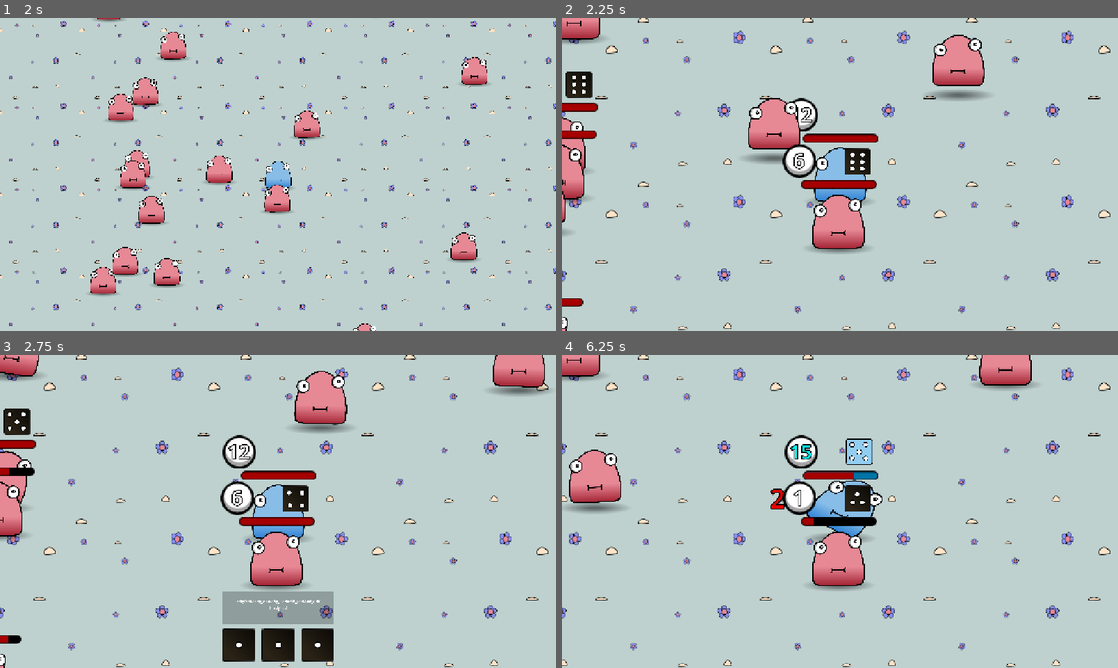
Above: before the commit, frames 1-4 (two rows, left to right).
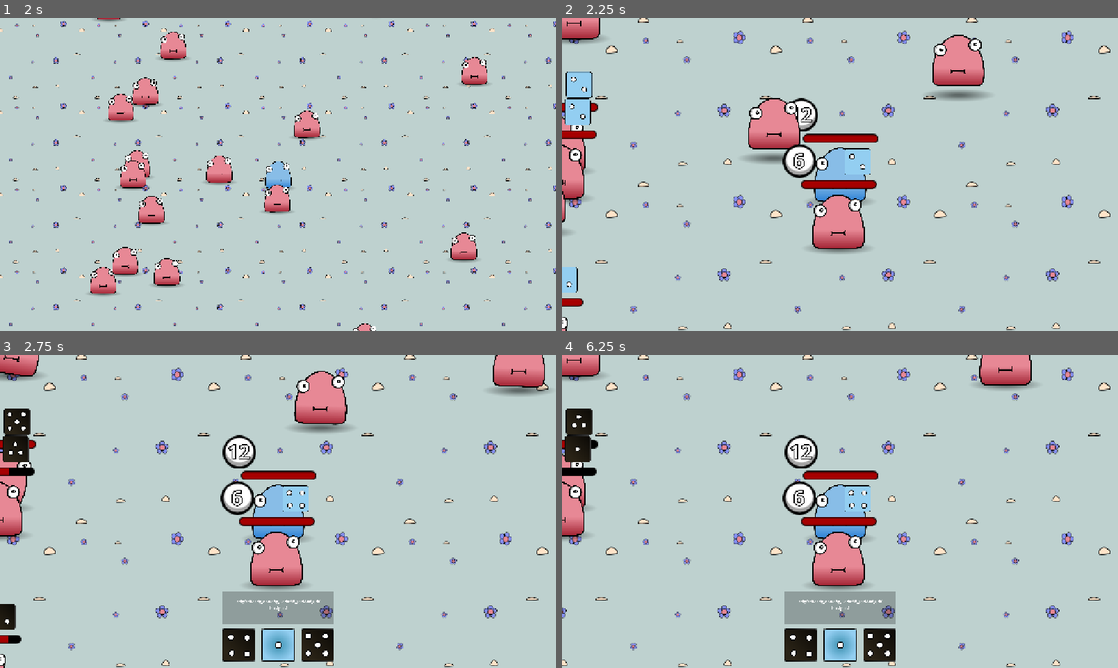
Above: after the commit, the same moments.

Repository: merlinott/nicerdicer
Game: Godot game, scene res://scenes/world.tscn
Two runs of this game, one before a commit and one after it. Both use one fixed random seed, a clock stepped at 60 frames per second and the inputs below.
Inputs (mouse positions are in pixels of both pictures, inside the frame that each line leads up to):
- Up to frame 1 (2 s): tap Enter at 0.5 s; move the mouse to (400, 158) at 0.52 s; press the mouse at (400, 158) at 0.53 s; tap Space at 1.25 s; move the mouse to (166, 190) at 1.27 s; release the mouse at (166, 190) at 1.28 s; click (166, 190) at 1.35 s
- Up to frame 2 (2.25 s): tap Enter at 2 s; move the mouse to (895, 105) at 2.02 s; press the mouse at (895, 105) at 2.03 s
- Up to frame 3 (2.75 s): no input
- Up to frame 4 (6.25 s): move the mouse to (812, 574) at 2.77 s; release the mouse at (812, 574) at 2.78 s; click (812, 574) at 2.85 s; move the mouse to (1006, 558) at 3.52 s; press the mouse at (1006, 558) at 3.53 s; move the mouse to (673, 464) at 4.27 s; release the mouse at (673, 464) at 4.28 s; click (673, 464) at 4.35 s; move the mouse to (867, 511) at 5.02 s; press the mouse at (867, 511) at 5.03 s; move the mouse to (756, 433) at 5.77 s; release the mouse at (756, 433) at 5.78 s; click (756, 433) at 5.85 s

Frame 1 is identical in both runs. In frame 2, 1.4% of the frame differs, in the area x 0-56%, y 17-88%; in frame 3, 1.7%; in frame 4, 9.0%, in the area x 0-60%, y 17-98%.

Commit message:
würfelini

Diff:
--- a/autoload/battle_manager.gd
+++ b/autoload/battle_manager.gd
@@ -11,6 +11,7 @@
 var entities: Array = []
 var input_allowed : bool = false
 
+var player : CharacterBody2D
 
 func fill_entities(ents: Array) -> void:
 	for i in ents:
@@ -62,26 +63,25 @@
 
 			if !entity1.is_player:
 				entity1.dice.show()
-			elif !entity2.is_player:
+			if !entity2.is_player:
 				entity2.dice.show()
 
 			await get_tree().create_timer(.25).timeout
 
-			var round_winner = entity1 if roll1 > roll2 else entity2
-			var round_loser = entity1 if round_winner == entity2 else entity1
-
-			var dice_type1 = entity1.dice.throw_dice(roll1)
-			var dice_type2 = entity2.dice.throw_dice(roll2)
-
-			set_abilities(dice_type1, dice_type2, entity1, entity2, roll1, roll2)
+			var dice_type1 = entity1.dice.throw_dice(roll1, entity1.dice_deck)
+			var dice_type2 = entity2.dice.throw_dice(roll2, entity2.dice_deck)
 
 			if entity1.is_player or entity2.is_player:
-				var player = entity1 if entity1.is_player else entity2
+				player = entity1 if entity1.is_player else entity2
 				input_allowed = true
+				player.set_dice_selection()
 				player.dice_selection.show()
 				await self.player_input_received
 				player.dice_selection.hide()
 				player.dice.show()
+
+
+			set_abilities(dice_type1, dice_type2, entity1, entity2, roll1, roll2)
 
 			entity1.attack() if roll1 > roll2 else entity2.attack()
 			entity1.get_damage(roll2 - roll1) if roll1 < roll2 else entity2.get_damage(roll1 - roll2)
@@ -145,6 +145,6 @@
 		#pass
 
 
-func _input(event: InputEvent) -> void:
-	if event.is_action_pressed("LMB") and input_allowed:
-		player_input_received.emit()
+func select_dice(dice_data : Array):
+	player.dice
+	player_input_received.emit()
--- a/scenes/dice.gd
+++ b/scenes/dice.gd
@@ -1,12 +1,20 @@
 extends Node2D
 @onready var sprite: AnimatedSprite2D = $AnimatedSprite2D
 
-func throw_dice(number : int) -> int:
+
+func throw_dice(number : int, dice_deck : Array) -> int:
 	sprite.animation = (str(number))
 	var rand = randf()
 	if rand < 0.5:
 		sprite.frame = 0
 	else:
-		sprite.frame = randi_range(0,1)
+		var side = dice_deck[number - 1][1].pick_random()
+		sprite.frame = side
 
 	return sprite.frame
+
+func get_dice_texture(animation_name : int, frame_index : int) -> Texture2D:
+	var sprite_frames: SpriteFrames = sprite.get_sprite_frames()
+	var current_texture: Texture2D = sprite_frames.get_frame_texture(str(animation_name), frame_index)
+
+	return current_texture
--- a/scenes/dice.tscn
+++ b/scenes/dice.tscn
@@ -89,4 +89,9 @@
 [node name="AnimatedSprite2D" type="AnimatedSprite2D" parent="."]
 z_index = 10
 sprite_frames = SubResource("SpriteFrames_skxya")
-animation = &"6"
+animation = &"2"
+frame = 1
+frame_progress = 0.8563
+
+[node name="Sprite2D" type="Sprite2D" parent="."]
+position = Vector2(600, 360)
--- a/scenes/dice_card.tscn
+++ b/scenes/dice_card.tscn
@@ -49,6 +49,7 @@
 custom_minimum_size = Vector2(200, 200)
 layout_mode = 2
 size_flags_horizontal = 4
+mouse_filter = 0
 texture = ExtResource("3_g305l")
 expand_mode = 3
 flip_v = true
@@ -61,6 +62,7 @@
 [node name="Label" type="Label" parent="MarginContainer/VBoxContainer"]
 layout_mode = 2
 size_flags_horizontal = 4
+mouse_filter = 0
 theme_override_font_sizes/font_size = 50
 text = "Diese Karte kann
 überhaupt
--- /dev/null
+++ b/scenes/dice_selection_ui.gd
@@ -0,0 +1,34 @@
+extends Control
+@onready var texture_rect_01: TextureRect = $MarginContainer/VBoxContainer/HBoxContainer/PanelContainer/TextureRect
+var dice_01_value := [0,0]
+@onready var texture_rect_02: TextureRect = $MarginContainer/VBoxContainer/HBoxContainer/PanelContainer2/TextureRect
+var dice_02_value := [0,0]
+@onready var texture_rect_03: TextureRect = $MarginContainer/VBoxContainer/HBoxContainer/PanelContainer3/TextureRect
+var dice_03_value := [0,0]
+
+func _ready() -> void:
+	texture_rect_01.gui_input.connect(get_dice.bind(0))
+	texture_rect_02.gui_input.connect(get_dice.bind(1))
+	texture_rect_03.gui_input.connect(get_dice.bind(2))
+
+func set_dice_selection(i : int, dice_texture : Texture, data : Array):
+	match i:
+		0:
+			dice_01_value = data
+			texture_rect_01.texture = dice_texture
+		1:
+			dice_02_value = data
+			texture_rect_02.texture = dice_texture
+		2:
+			dice_03_value = data
+			texture_rect_03.texture = dice_texture
+
+
+func get_dice(input, num : int):
+	match num:
+		0:
+			BattleManager.select_dice(dice_01_value)
+		1:
+			BattleManager.select_dice(dice_01_value)
+		2:
+			BattleManager.select_dice(dice_01_value)
--- a/scenes/dice_selection_ui.tscn
+++ b/scenes/dice_selection_ui.tscn
@@ -1,5 +1,6 @@
-[gd_scene load_steps=3 format=3 uid="uid://cx2rv6ej2x3dk"]
+[gd_scene load_steps=4 format=3 uid="uid://cx2rv6ej2x3dk"]
 
+[ext_resource type="Script" uid="uid://bs28xihc2iont" path="res://scenes/dice_selection_ui.gd" id="1_qxxf1"]
 [ext_resource type="Texture2D" uid="uid://b3pb7vq22oufl" path="res://assets/dice/dice_01_normal.png" id="1_t6qo0"]
 [ext_resource type="Script" uid="uid://4rbtdr8ojnok" path="res://ui_animation_component.gd" id="2_qxxf1"]
 
@@ -17,6 +18,7 @@
 scale = Vector2(0.25, 0.25)
 size_flags_horizontal = 4
 size_flags_vertical = 4
+script = ExtResource("1_qxxf1")
 
 [node name="MarginContainer" type="MarginContainer" parent="."]
 layout_mode = 1
@@ -70,41 +72,41 @@
 [node name="PanelContainer" type="PanelContainer" parent="MarginContainer/VBoxContainer/HBoxContainer"]
 layout_mode = 2
 
-[node name="Node" type="Node" parent="MarginContainer/VBoxContainer/HBoxContainer/PanelContainer"]
+[node name="TextureRect" type="TextureRect" parent="MarginContainer/VBoxContainer/HBoxContainer/PanelContainer"]
+layout_mode = 2
+texture = ExtResource("1_t6qo0")
+
+[node name="Node" type="Node" parent="MarginContainer/VBoxContainer/HBoxContainer/PanelContainer/TextureRect"]
 script = ExtResource("2_qxxf1")
 from_center = true
 hover_scale = Vector2(1.25, 1.25)
 anim_duration = 0.25
 transition_type = 7
 
-[node name="TextureRect" type="TextureRect" parent="MarginContainer/VBoxContainer/HBoxContainer/PanelContainer"]
+[node name="PanelContainer2" type="PanelContainer" parent="MarginContainer/VBoxContainer/HBoxContainer"]
+layout_mode = 2
+
+[node name="TextureRect" type="TextureRect" parent="MarginContainer/VBoxContainer/HBoxContainer/PanelContainer2"]
 layout_mode = 2
 texture = ExtResource("1_t6qo0")
 
-[node name="PanelContainer2" type="PanelContainer" parent="MarginContainer/VBoxContainer/HBoxContainer"]
-layout_mode = 2
-
-[node name="Node" type="Node" parent="MarginContainer/VBoxContainer/HBoxContainer/PanelContainer2"]
+[node name="Node" type="Node" parent="MarginContainer/VBoxContainer/HBoxContainer/PanelContainer2/TextureRect"]
 script = ExtResource("2_qxxf1")
 from_center = true
 hover_scale = Vector2(1.25, 1.25)
 anim_duration = 0.25
 transition_type = 7
 
-[node name="TextureRect" type="TextureRect" parent="MarginContainer/VBoxContainer/HBoxContainer/PanelContainer2"]
+[node name="PanelContainer3" type="PanelContainer" parent="MarginContainer/VBoxContainer/HBoxContainer"]
+layout_mode = 2
+
+[node name="TextureRect" type="TextureRect" parent="MarginContainer/VBoxContainer/HBoxContainer/PanelContainer3"]
 layout_mode = 2
 texture = ExtResource("1_t6qo0")
 
-[node name="PanelContainer3" type="PanelContainer" parent="MarginContainer/VBoxContainer/HBoxContainer"]
-layout_mode = 2
-
-[node name="Node" type="Node" parent="MarginContainer/VBoxContainer/HBoxContainer/PanelContainer3"]
+[node name="Node" type="Node" parent="MarginContainer/VBoxContainer/HBoxContainer/PanelContainer3/TextureRect"]
 script = ExtResource("2_qxxf1")
 from_center = true
 hover_scale = Vector2(1.25, 1.25)
 anim_duration = 0.25
 transition_type = 7
-
-[node name="TextureRect" type="TextureRect" parent="MarginContainer/VBoxContainer/HBoxContainer/PanelContainer3"]
-layout_mode = 2
-texture = ExtResource("1_t6qo0")
--- a/scenes/entity.gd
+++ b/scenes/entity.gd
@@ -5,22 +5,39 @@
 @onready var damage_numbers: Control = $DamageNumbers
 @onready var dice: Node2D = $Dice
 @onready var hp_bar: Control = $hp_bar
-
-
-@export var speed : float = 3000
 @onready var sprite: Sprite2D = $Sprite2D
 
+@export var dice_selection: Control
+@export var speed : float = 3000
 @export var is_player : bool = false
+
 var is_dead = false
 var is_attacking = false
 var sides : int = 6
 var max_life : int = 0
 var life : int = 0
 
-var shield : bool = false#devides the damage by 2
+var shield : bool = false
 var current_shield : int = 0
 
 var idle : bool = true
+
+var dice_deck : Array = [
+	[1,[0,1]],
+	[2,[0,1]],
+	[3,[0,1]],
+	[4,[0,1]],
+	[5,[0,1]],
+	[6,[0,1]],
+]
+
+
+func set_dice_selection():
+	for i in 3:
+		var dice_number = dice_deck.pick_random()[0]
+		var dice_type = dice_deck[0][1].pick_random()
+		dice_selection.set_dice_selection(i, dice.get_dice_texture(dice_number, dice_type), [dice_number,dice_type])
+
 
 
 func _ready() -> void:
--- a/scenes/player.gd
+++ b/scenes/player.gd
@@ -1,6 +1,4 @@
 extends Entity
-
-@onready var dice_selection: Control = %DiceSelection
 
 
 func _physics_process(delta: float) -> void:
--- a/scenes/player.tscn
+++ b/scenes/player.tscn
@@ -241,8 +241,9 @@
 &"walk": SubResource("Animation_g2els")
 }
 
-[node name="player" type="CharacterBody2D" groups=["entity"]]
+[node name="player" type="CharacterBody2D" node_paths=PackedStringArray("dice_selection") groups=["entity"]]
 script = ExtResource("1_g2els")
+dice_selection = NodePath("CanvasLayer2/DiceSelection")
 speed = 3500.0
 is_player = true
 
Not shown, added: scenes/dice_selection_ui.gd.uid
